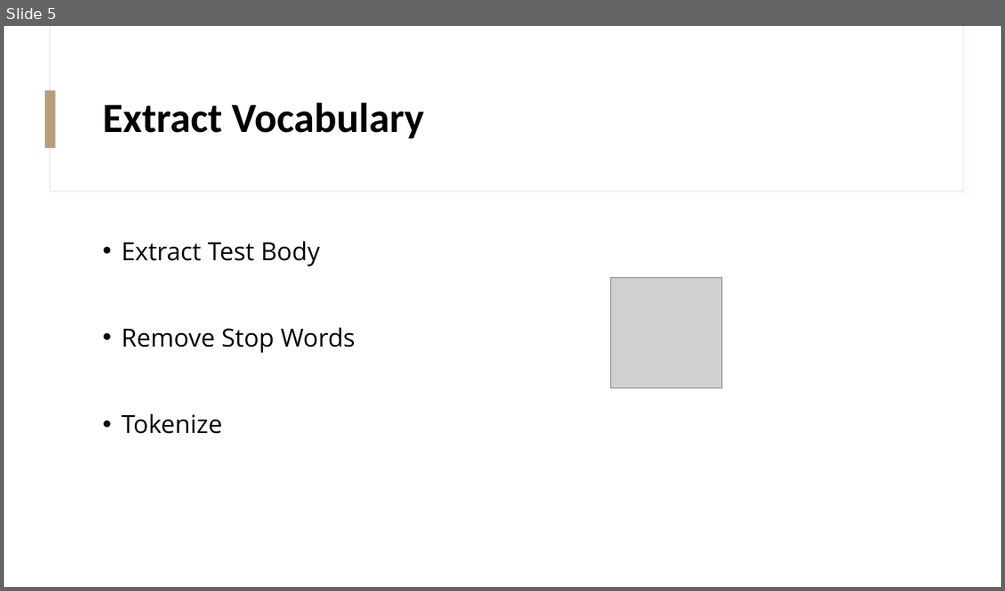
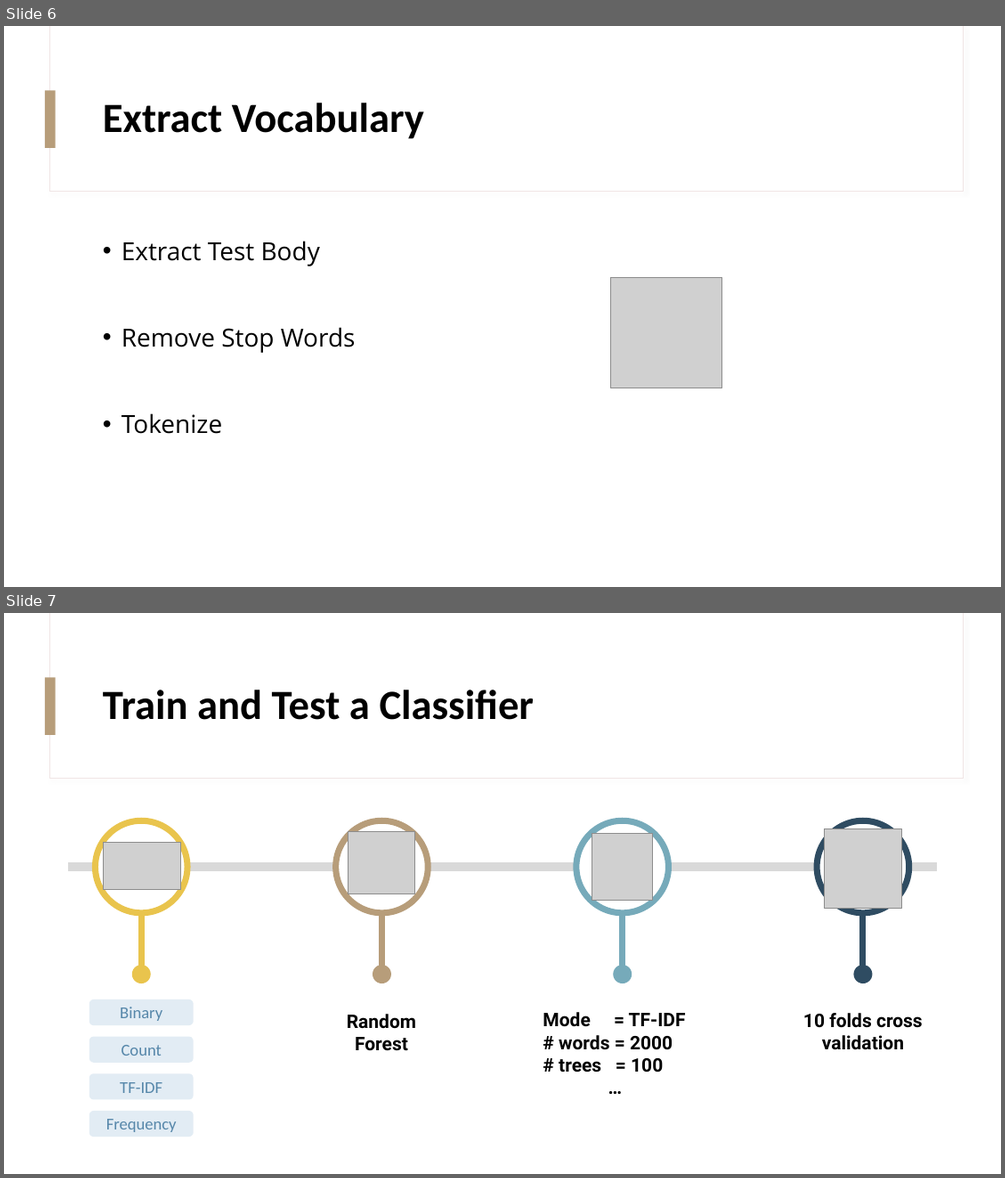
Before and after one commit to KhaledBadran/SOEN7481_Project, a slide deck: A Combined Approach to Detect a Flaky Tests in Python Presentation.pptx. Shown one above the other, each under a label of ours: slide 5 before the commit, slides 6 and 7 after it. The pictures are 1005x591 and 1005x1178 pixels, drawn with LibreOffice and Linux fonts; fonts in the diff are those of the drawing; grey boxes stand for pictures. Boxes give left, top, right and bottom in pixels: in the first picture for what was removed or moved away, otherwise in the second. Text is boxed around its words. In the diff, an @@ line names an element or a change of style, - is before the commit and + after.

```diff
--- a/A Combined Approach to Detect a Flaky Tests in Python Presentation.pptx
+++ b/A Combined Approach to Detect a Flaky Tests in Python Presentation.pptx
@@ slide 7 added at bbox=[4, 613, 1001, 1174], background #FFFFFF; not listed: 3 template elements that a slide beside it also shows @@
@@ title added at bbox=[103, 690, 534, 720], 40 pt, text #000000, bold @@
+Train and Test a Classifier
@@ ellipse added at bbox=[576, 821, 668, 913], fill #FFFFFF, outline #76AABA 6 pt @@
@@ ellipse added at bbox=[817, 821, 909, 913], fill #FFFFFF, outline #2F4C62 6 pt @@
@@ group added at bbox=[96, 821, 187, 983]: 2 ellipses, 1 line, 1 picture @@
@@ group added at bbox=[336, 821, 428, 983]: 2 ellipses, 1 line, 1 picture @@
@@ picture added at bbox=[592, 834, 653, 900] @@
@@ picture added at bbox=[825, 829, 901, 908] @@
@@ pentagon arrow added at bbox=[67, 861, 938, 872], fill #D9D9D9, outline #FFFFFF 1.5 pt @@
@@ line added from (623, 913) to (623, 966), #76AABA 6 pt @@
@@ line added from (863, 913) to (863, 966), #2F4C62 6 pt @@
@@ ellipse added at bbox=[614, 965, 632, 983], fill #76AABA @@
@@ ellipse added at bbox=[853, 965, 872, 983], fill #2F4C62 @@
@@ rounded rectangle added at bbox=[89, 999, 194, 1026], fill #E2ECF4, 16 pt, text #5687AA @@
+Binary
@@ text added at bbox=[542, 1012, 686, 1072], 18 pt, text #000000, bold @@
+Mode = TF-IDF
+# words = 2000
+# trees = 100
+…
@@ text added at bbox=[803, 1013, 922, 1050], 18 pt, text #000000, bold @@
+10 folds cross validation
@@ rounded rectangle added at bbox=[89, 1037, 194, 1062], fill #E2ECF4, 16 pt, text #5687AA @@
+Count
@@ text added at bbox=[347, 1013, 416, 1051], 18 pt, text #000000, bold @@
+Random Forest
@@ rounded rectangle added at bbox=[89, 1074, 194, 1100], fill #E2ECF4, 16 pt, text #5687AA @@
+TF-IDF
@@ rounded rectangle added at bbox=[89, 1111, 194, 1136], fill #E2ECF4, 16 pt, text #5687AA @@
+Frequency
@@ what was slide 5 is now slide 6 @@
```
Also in this commit, not shown: 2 slides changed, 9 other slides added, 1 slide removed.
